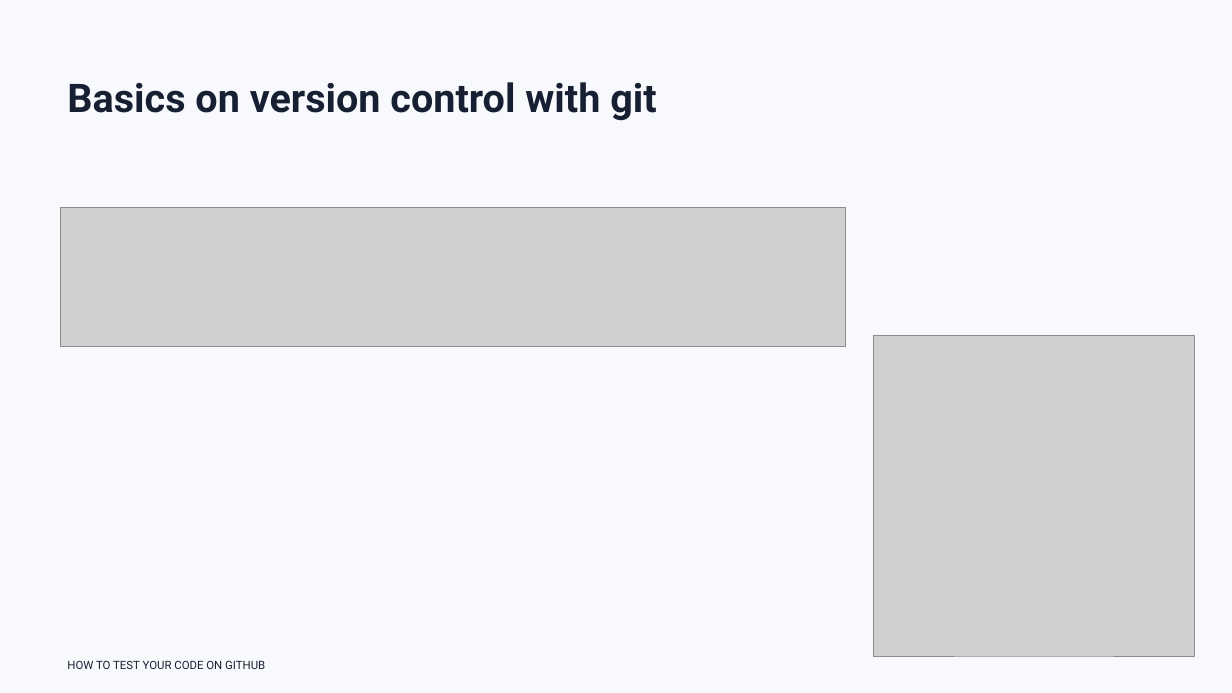
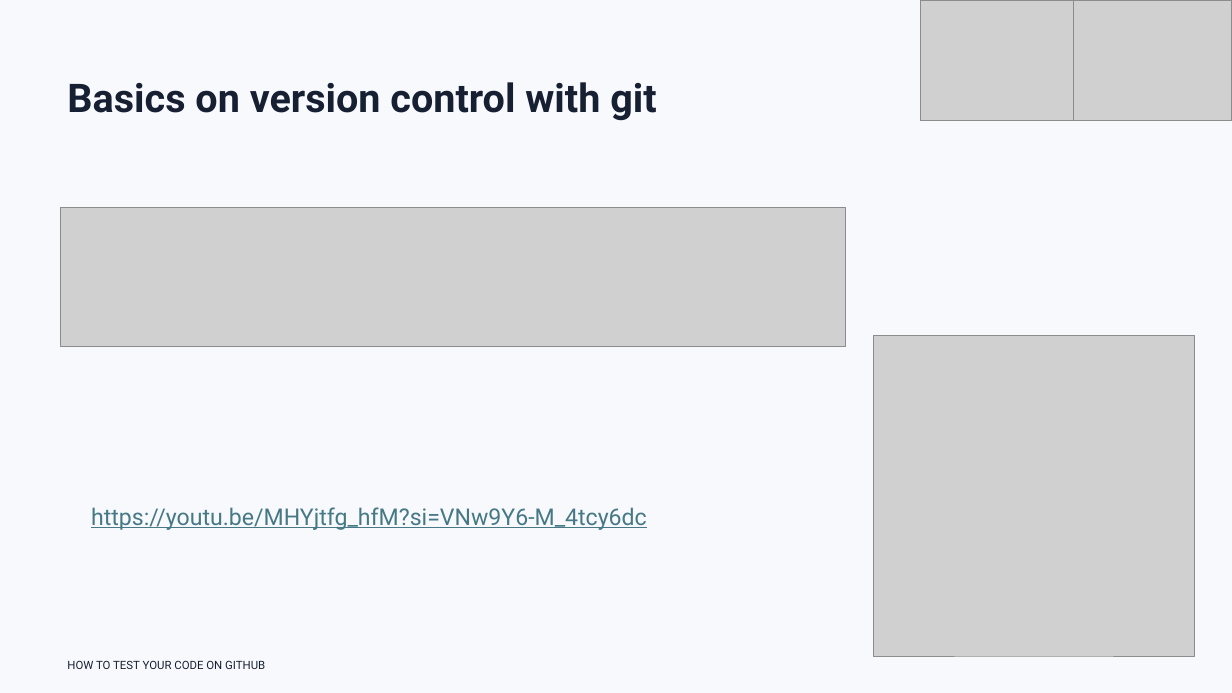
Before and after one commit to rbesenczi/my_ols, a slide deck: slide 5 of presentation/how_to_test_your_code.pptx. Drawn at 1232x693 pixels with LibreOffice and Linux fonts; fonts in the diff are those of the drawing; grey boxes stand for pictures. Boxes give left, top, right and bottom in pixels: in the first picture for what was removed or moved away, otherwise in the second. Text is boxed around its words. In the diff, an @@ line names an element or a change of style, - is before the commit and + after.

```diff
--- a/presentation/how_to_test_your_code.pptx
+++ b/presentation/how_to_test_your_code.pptx
@@ picture added at (921, 0, 1074, 121) @@
@@ picture added at (1074, 0, 1232, 121) @@
@@ text added at (91, 507, 647, 530), 18 pt, text #467886, underline @@
+https://youtu.be/MHYjtfg_hfM?si=VNw9Y6-M_4tcy6dc
```
Also in this commit, not shown: 35 other slides changed, 11 slides added.
